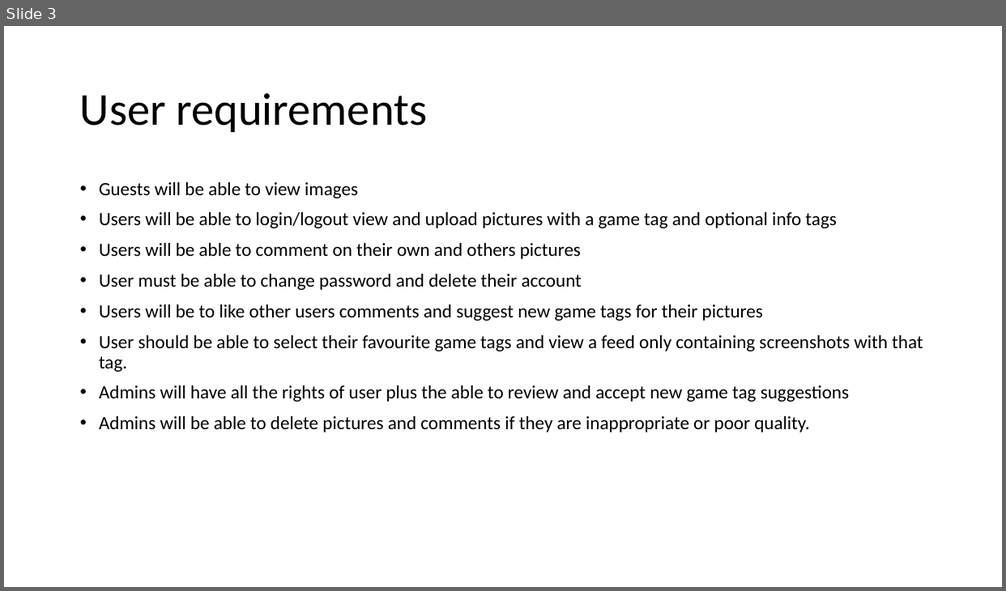
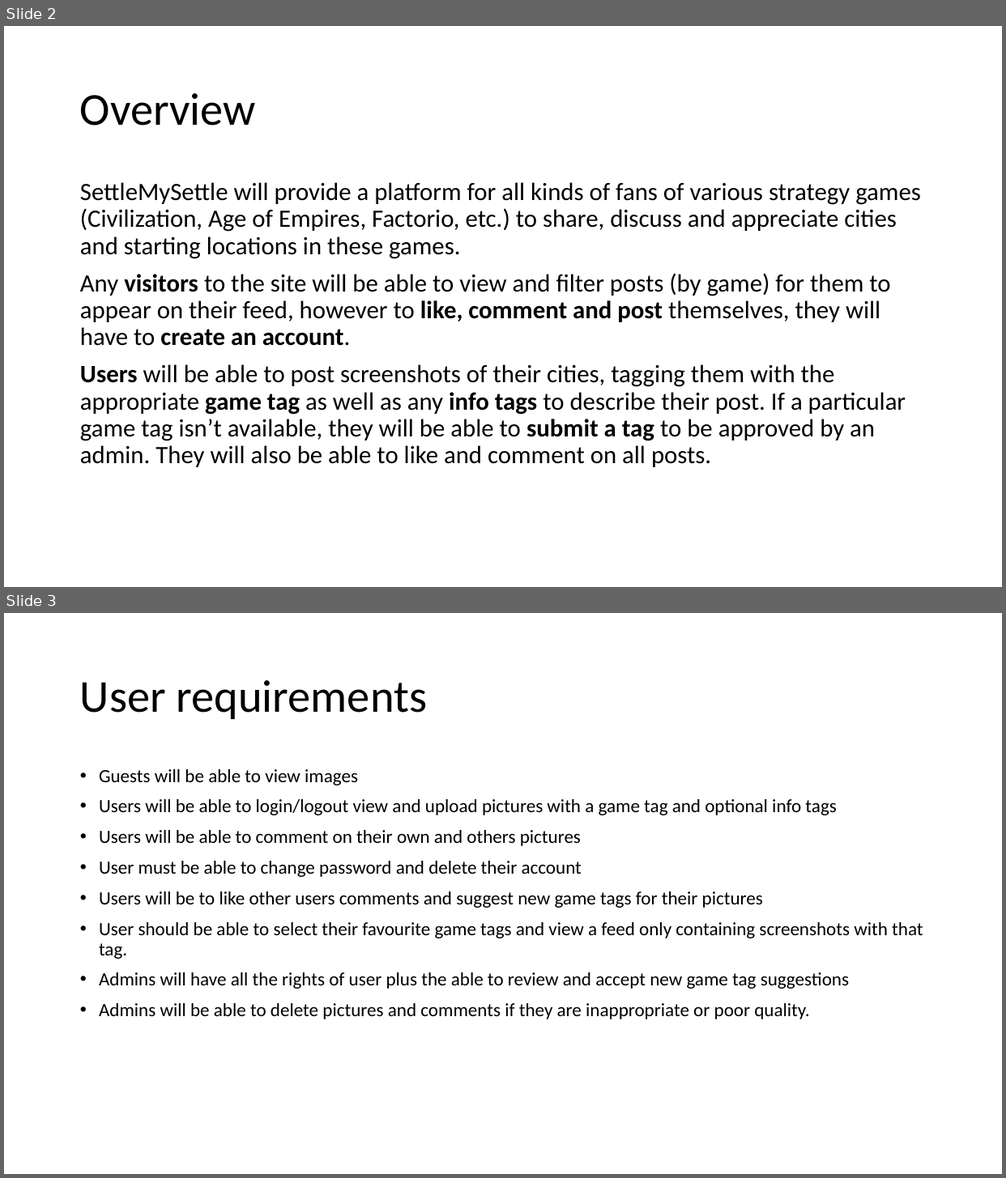
Before and after one commit to settlemysettle/SettleMySettle, a slide deck: DesignSpec.pptx. Shown one above the other, each under a label of ours: slide 3 before the commit, slides 2 and 3 after it. The pictures are 1006x591 and 1006x1178 pixels, drawn with LibreOffice and Linux fonts; fonts in the diff are those of the drawing. Boxes give left, top, right and bottom in pixels: in the first picture for what was removed or moved away, otherwise in the second. Text is boxed around its words. In the diff, an @@ line names an element or a change of style, - is before the commit and + after.

Commit message:
added initial overview

```diff
--- a/DesignSpec.pptx
+++ b/DesignSpec.pptx
@@ slide 2 added at (x1=4, y1=26, x2=1002, y2=587), background #FFFFFF @@
@@ title added at (x1=80, y1=93, x2=256, y2=126), 44 pt, text #000000 @@
+Overview
@@ text added at (x1=80, y1=182, x2=921, y2=467), 24 pt, text #000000 @@
+SettleMySettle will provide a platform for all kinds of fans of various strategy games (Civilization, Age of Empires, Factorio, etc.) to share, discuss and appreciate cities and starting locations in these games.
+Any visitors to the site will be able to view and filter posts (by game) for them to appear on their feed, however to like, comment and post themselves, they will have to create an account.
+Users will be able to post screenshots of their cities, tagging them with the appropriate game tag as well as any info tags to describe their post. If a particular game tag isn’t available, they will be able to submit a tag to be approved by an admin. They will also be able to like and comment on all posts.
```
Also in this commit, not shown: 1 slide changed, 1 slide removed.
